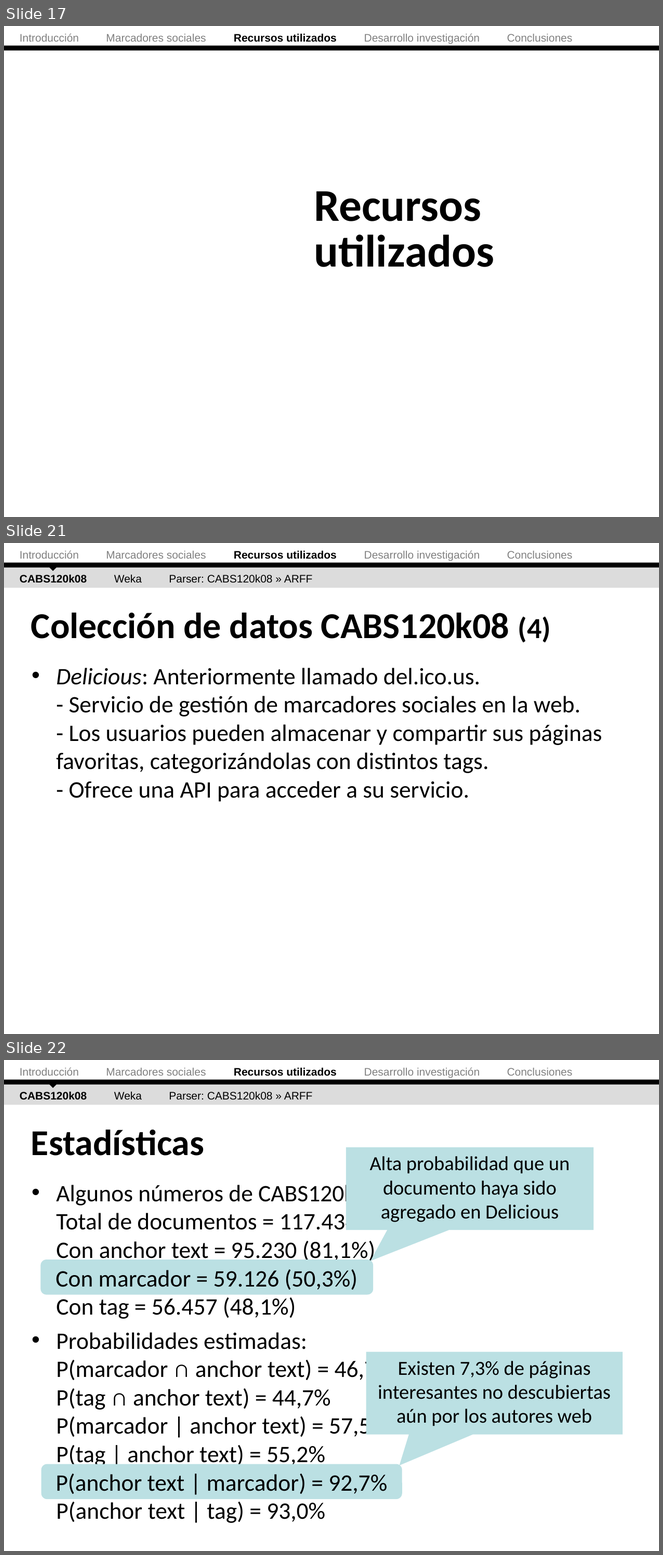
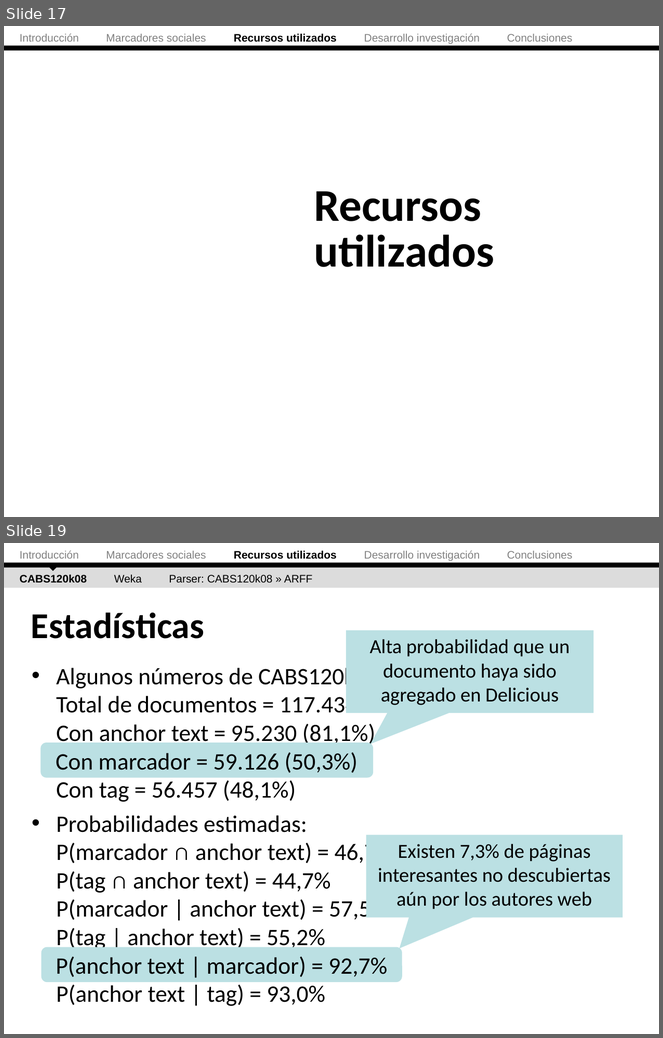
Before and after one commit to ak907kenai/nicotournetesis, a slide deck: docs_trunk/Nicolás Tourné - Presentación Tesis (v2).ppt. Shown one above the other, each under a label of ours: slides 17, 21 and 22 before the commit, slides 17 and 19 after it; the slides between them are not shown. The pictures are 663x1555 and 663x1038 pixels, drawn with LibreOffice and Linux fonts; fonts in the diff are those of the drawing. Boxes give left, top, right and bottom in pixels: in the first picture for what was removed or moved away, otherwise in the second. Text is boxed around its words. In the diff, an @@ line names an element or a change of style, - is before the commit and + after.

```diff
--- a/docs_trunk/Nicolás Tourné - Presentación Tesis (v2).ppt
+++ b/docs_trunk/Nicolás Tourné - Presentación Tesis (v2).ppt
@@ slide 21 removed at (x1=4, y1=543, x2=659, y2=1034), background #FFFFFF @@
@@ text removed at (x1=20, y1=550, x2=573, y2=561) @@
-Introducción Marcadores sociales Recursos utilizados Desarrollo investigación Conclusiones
@@ right triangle removed at (x1=46, y1=557, x2=61, y2=572) @@
@@ rectangle removed at (x1=4, y1=567, x2=659, y2=588) @@
@@ rectangle removed at (x1=4, y1=563, x2=659, y2=568) @@
@@ text removed at (x1=20, y1=574, x2=313, y2=583) @@
-CABS120k08 Weka Parser: CABS120k08 » ARFF
@@ title removed at (x1=31, y1=613, x2=551, y2=643) @@
-Colección de datos CABS120k08 (4)
@@ text removed at (x1=56, y1=668, x2=603, y2=802) @@
-• Delicious: Anteriormente llamado del.ico.us.
-  - Servicio de gestión de marcadores sociales en la web.
-  - Los usuarios pueden almacenar y compartir sus páginas favoritas, categorizándolas con distintos tags.
-  - Ofrece una API para acceder a su servicio.
@@ what was slide 22 is now slide 19 @@
```
Also in this commit, not shown: 20 slides changed, 2 other slides removed.
